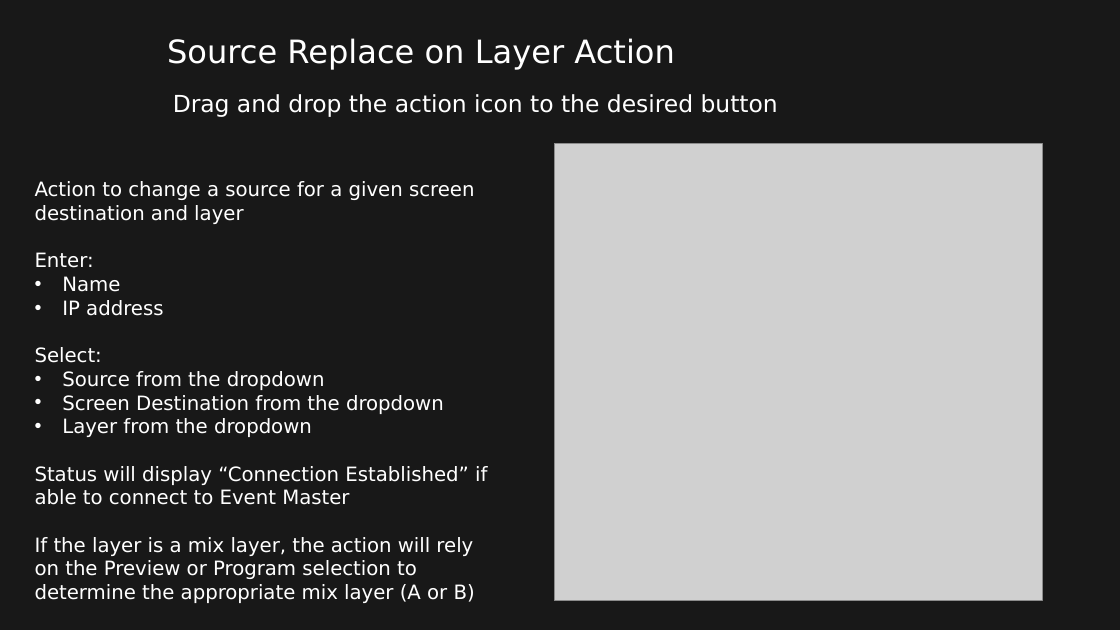
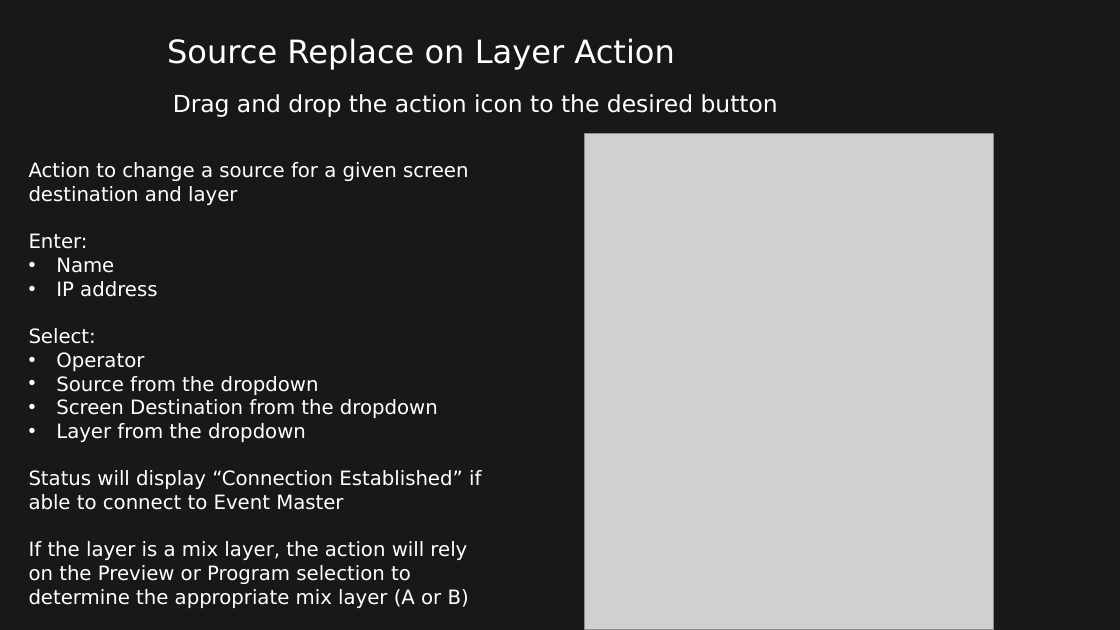
Before and after one commit to robbie78669/streamdeck-eventmaster, a slide deck: slide 12 of Stream Deck for Event Master v3.0.pptx (slide 10 before the commit). Drawn at 1120x630 pixels with LibreOffice and Linux fonts; fonts in the diff are those of the drawing; grey boxes stand for pictures; background and template pictures are left out. Boxes give left, top, right and bottom in pixels: in the first picture for what was removed or moved away, otherwise in the second. Text is boxed around its words. In the diff, an @@ line names an element or a change of style, - is before the commit and + after.

```diff
--- a/Stream Deck for Event Master v3.0.pptx
+++ b/Stream Deck for Event Master v3.0.pptx
@@ picture: place and size @@
-picture at [555, 143, 1043, 600]
+picture at [585, 133, 994, 630]
@@ text "Action to change a source ...": place and size @@
-text "Action to change a source ..." at [35, 181, 487, 603]
+text "Action to change a source ..." at [29, 162, 481, 608]
@@ text at [56, 352, 144, 371]: paragraph added @@
+• Operator
@@ page number at [920, 592, 947, 601]: text changed @@
-10
+12
```
Also in this commit, not shown: 7 other slides changed, 2 slides added, 4 other files.
